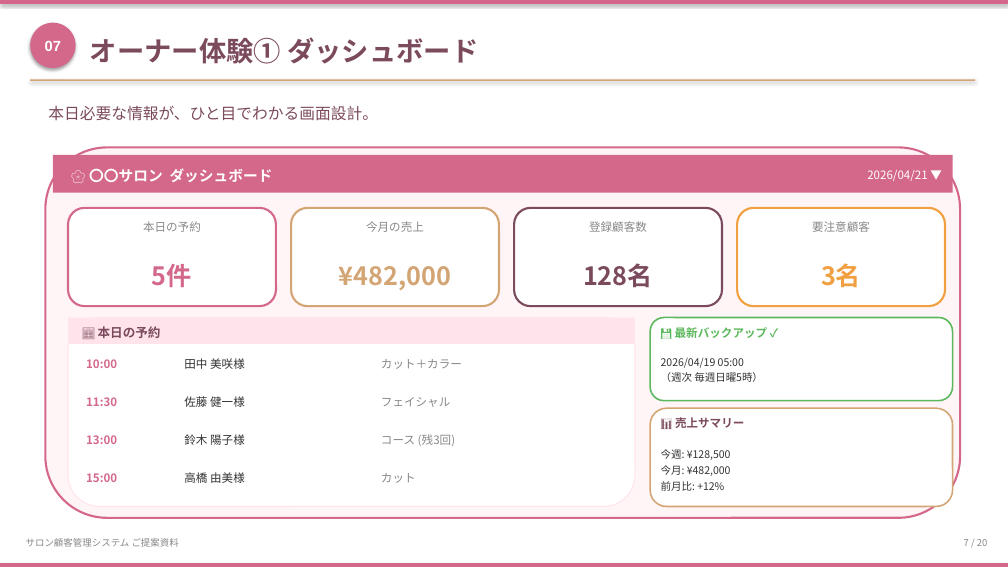
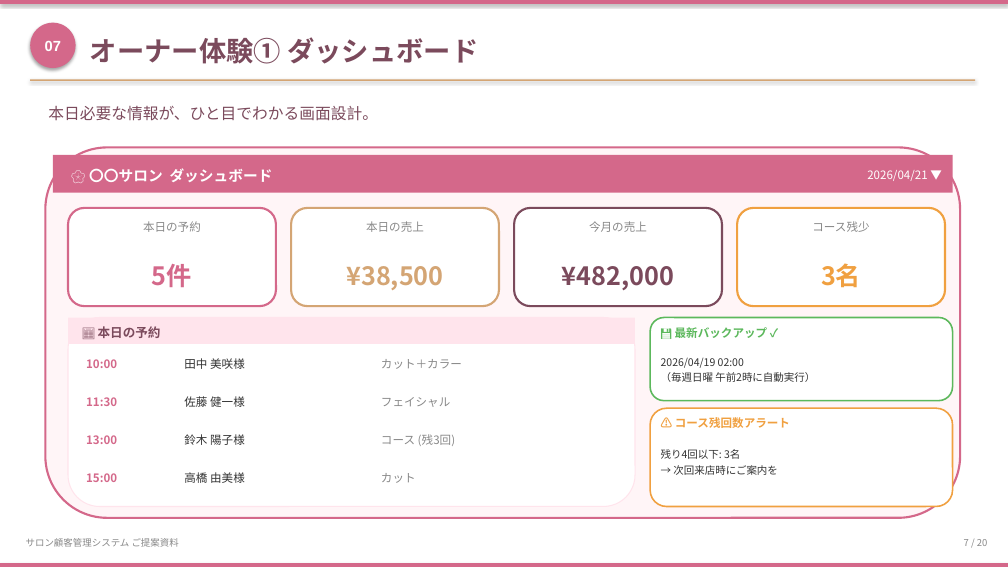
Before and after one commit to fukuokacolor-web/-salon-management, a slide deck: slide 7 of docs/SALON_PROPOSAL.pptx. Drawn at 1008x567 pixels with LibreOffice and Linux fonts; fonts in the diff are those of the drawing. Boxes give left, top, right and bottom in pixels: in the first picture for what was removed or moved away, otherwise in the second. Text is boxed around its words. In the diff, an @@ line names an element or a change of style, - is before the commit and + after.

```diff
--- a/docs/SALON_PROPOSAL.pptx
+++ b/docs/SALON_PROPOSAL.pptx
@@ text at box(366, 221, 424, 232): text changed @@
-今月の売上
+本日の売上
@@ text at box(589, 221, 647, 232): text changed @@
-登録顧客数
+今月の売上
@@ text at box(812, 221, 869, 232): text changed @@
-要注意顧客
+コース残少
@@ text at box(346, 266, 443, 290): text changed @@
-¥482,000
+¥38,500
@@ text at box(562, 266, 674, 290): text changed @@
-128名
+¥482,000
@@ text at box(661, 357, 815, 382): text changed @@
-2026/04/19 05:00
-（週次 毎週日曜5時）
+2026/04/19 02:00
+（毎週日曜 午前2時に自動実行）
@@ rounded rectangle at box(650, 408, 953, 507): outline #D4A574 1.5 pt to #F0A040 1.5 pt @@
@@ text at box(675, 417, 790, 428): text changed; text colour #7B4A5C to #F0A040 @@
-📊 売上サマリー
+⚠ コース残回数アラート
@@ text at box(661, 449, 777, 475): text changed @@
-今週: ¥128,500
-今月: ¥482,000
-前月比: +12%
+残り4回以下: 3名
+→ 次回来店時にご案内を
```
Also in this commit, not shown: 5 other slides changed, 3 other files.
